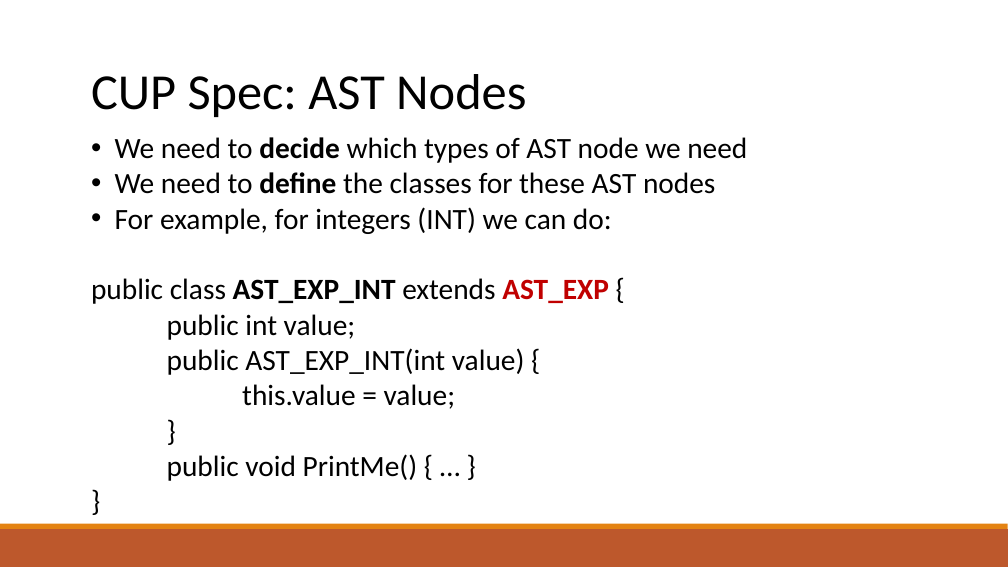
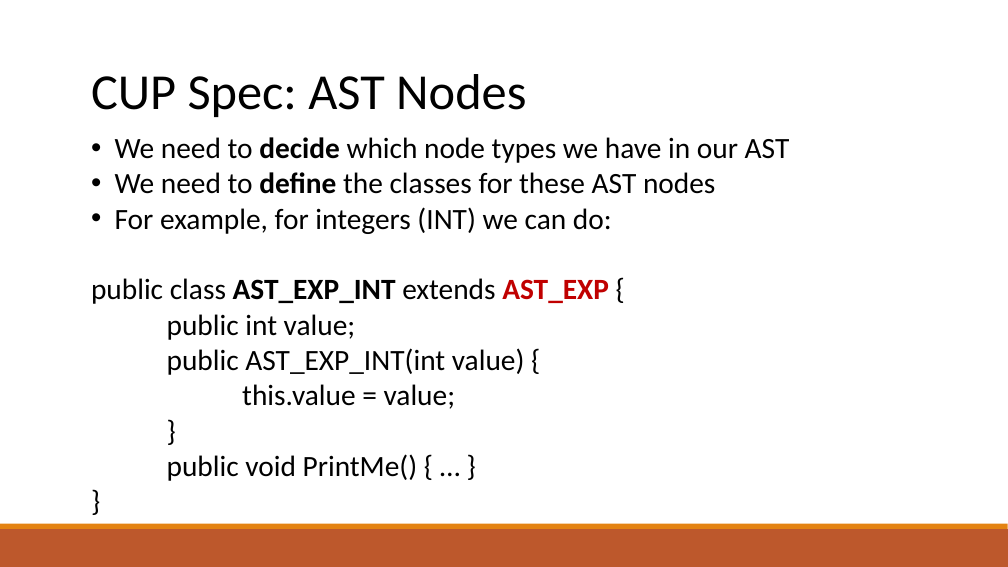
Before and after one commit to raghadzeidan/COMPILATION_TAU_FOR_STUDENTS, a slide deck: slide 75 of new_slides/bottom_up_parsing.pptx (slide 57 before the commit). Drawn at 1008x567 pixels with LibreOffice and Linux fonts; fonts in the diff are those of the drawing. Boxes give left, top, right and bottom in pixels: in the first picture for what was removed or moved away, otherwise in the second. Text is boxed around its words. In the diff, an @@ line names an element or a change of style, - is before the commit and + after.

```diff
--- a/new_slides/bottom_up_parsing.pptx
+++ b/new_slides/bottom_up_parsing.pptx
@@ text at [115, 137, 790, 163]: text changed @@
-• We need to decide which types of AST node we need
+• We need to decide which node types we have in our AST
```
Also in this commit, not shown: 3 other slides changed, 18 slides added, 1 other file.
